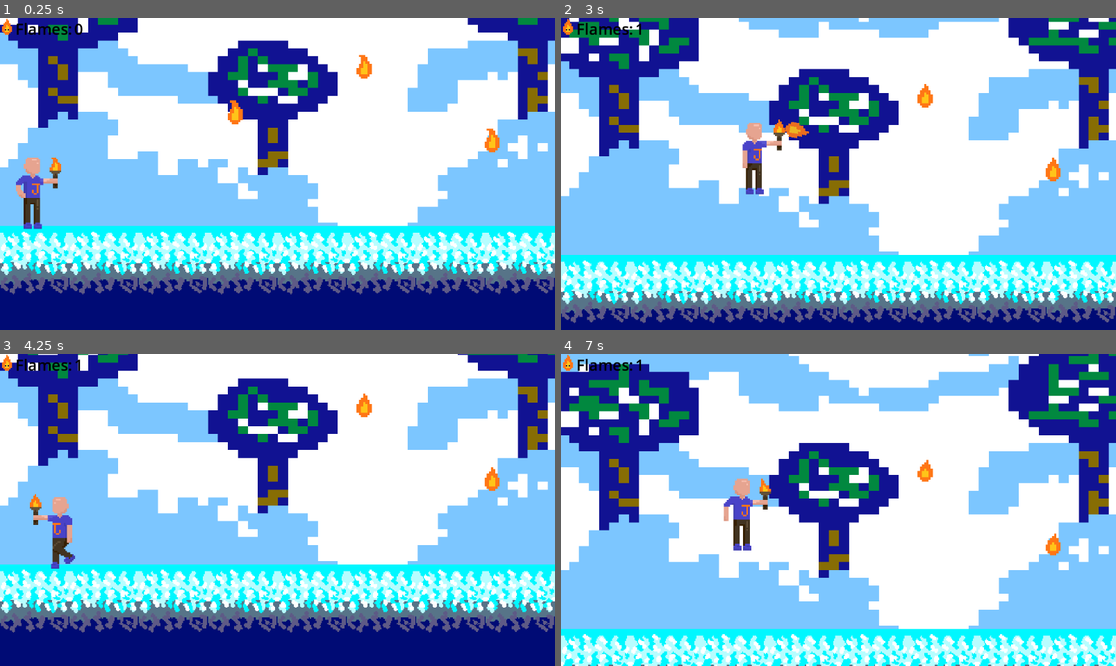
Above: before the commit, frames 1-4 (two rows, left to right).
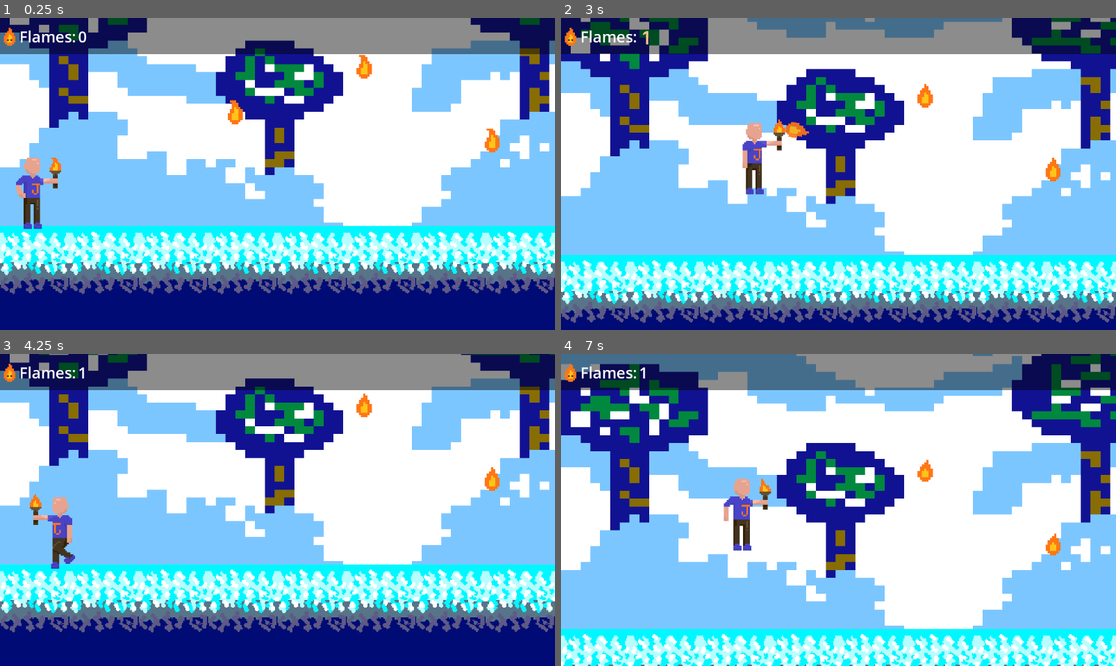
Above: after the commit, the same moments.

Repository: Elena-Barrachina/PonentJam
Game: Godot game, scene res://scenes/main.tscn
Same seed, same stepped clock (60 frames per second), same inputs: the game is played once before the commit and once after it.
Inputs:
- Up to frame 1 (0.25 s): no input
- Up to frame 2 (3 s): hold Right (ui_right) 0.53-1.28 s; hold Left (ui_left) 1.28-2.03 s; hold Right (ui_right) 2.03-2.78 s; hold Up (ui_up) from 2.78 s (still down)
- Up to frame 3 (4.25 s): release Up (ui_up) at 3.53 s; hold Left (ui_left) from 3.53 s (still down)
- Up to frame 4 (7 s): release Left (ui_left) at 5.78 s; hold Right (ui_right) 5.78-6.53 s; hold Up (ui_up) from 6.53 s (still down)

The runs differ from the first frame. In frame 1, 18% of the frame differs, in the area x 0-100%, y 0-67%; in frame 2, 19%; in frame 3, 18%; in frame 4, 21%, in the area x 0-100%, y 0-89%.

Commit message:
Contador
Bara superior i contador.

Diff:
--- a/project.godot
+++ b/project.godot
@@ -15,10 +15,16 @@
 config/features=PackedStringArray("4.5", "GL Compatibility")
 config/icon="res://icon.svg"
 
+[display]
+
+window/size/mode=2
+
 [global_group]
 
 flames=""
 flames_num=""
+flames_ui=""
+ui_root=""
 
 [input]
 
--- /dev/null
+++ b/scenes/Object.tscn
@@ -0,0 +1,10 @@
+[gd_scene load_steps=2 format=3 uid="uid://dkb2fmproyrnp"]
+
+[sub_resource type="RectangleShape2D" id="RectangleShape2D_t54a8"]
+
+[node name="Object" type="RigidBody2D"]
+
+[node name="CollisionShape2D" type="CollisionShape2D" parent="."]
+shape = SubResource("RectangleShape2D_t54a8")
+
+[node name="AnimatedSprite2D" type="AnimatedSprite2D" parent="."]
--- a/scenes/UI.tscn
+++ b/scenes/UI.tscn
@@ -1,6 +1,18 @@
-[gd_scene load_steps=10 format=3 uid="uid://c5oqjf2sb3lyl"]
+[gd_scene load_steps=14 format=3 uid="uid://c5oqjf2sb3lyl"]
 
 [ext_resource type="Texture2D" uid="uid://br73dkfoyfaaa" path="res://assets/llamas_vivas.png" id="1_dj8aq"]
+[ext_resource type="Script" uid="uid://daybg3q00qapt" path="res://scripts/ui.gd" id="1_ro3t7"]
+
+[sub_resource type="GDScript" id="GDScript_ro3t7"]
+script/source = "extends ColorRect
+
+@onready var container = $Flames_info  # adjust path
+
+func _process(_delta):
+	if container:
+		container.rect_size = container.rect_size + Vector2(10, 10)  # optional padding
+		container.rect_position = container.rect_position - Vector2(5, 5)
+"
 
 [sub_resource type="AtlasTexture" id="AtlasTexture_ro3t7"]
 atlas = ExtResource("1_dj8aq")
@@ -59,27 +71,40 @@
 "speed": 5.0
 }]
 
-[node name="Ui" type="CanvasLayer"]
+[sub_resource type="Theme" id="Theme_ro3t7"]
+default_font_size = 32
+
+[sub_resource type="Theme" id="Theme_5en4g"]
+default_font_size = 32
+
+[node name="Ui" type="CanvasLayer" groups=["ui_root"]]
+script = ExtResource("1_ro3t7")
+
+[node name="UI_Background" type="ColorRect" parent="."]
+custom_minimum_size = Vector2(2500, 75)
+offset_right = 176.0
+offset_bottom = 45.0
+color = Color(0, 0, 0, 0.4509804)
+script = SubResource("GDScript_ro3t7")
 
 [node name="Flames_info" type="HBoxContainer" parent="."]
-offset_right = 40.0
-offset_bottom = 40.0
+offset_top = 16.0
+offset_right = 180.0
+offset_bottom = 61.0
 
 [node name="AnimatedSprite2D" type="AnimatedSprite2D" parent="Flames_info"]
-position = Vector2(14, 20)
-scale = Vector2(3, 3)
+position = Vector2(20, 25)
+scale = Vector2(3.5, 3.5)
 sprite_frames = SubResource("SpriteFrames_ukj8e")
 animation = &"flama"
-frame_progress = 0.07557459
+frame_progress = 0.9881725
 
-[node name="Flames_text" type="Label" parent="Flames_info"]
+[node name="Flames_text" type="Label" parent="Flames_info" groups=["flames_ui"]]
 layout_mode = 2
-theme_override_colors/font_color = Color(0, 0, 0, 1)
-theme_override_font_sizes/font_size = 32
-text = "    Flames:"
+theme = SubResource("Theme_ro3t7")
+text = "     Flames:"
 
-[node name="Flames_num" type="Label" parent="Flames_info" groups=["flames_num"]]
+[node name="Flames_num" type="Label" parent="Flames_info" groups=["flames_num", "flames_ui"]]
 layout_mode = 2
-theme_override_colors/font_color = Color(0, 0, 0, 1)
-theme_override_font_sizes/font_size = 32
+theme = SubResource("Theme_5en4g")
 text = "0"
--- a/scenes/main.tscn
+++ b/scenes/main.tscn
@@ -74,14 +74,13 @@
 [node name="UI" parent="." instance=ExtResource("3_vcsgt")]
 
 [node name="TextureRect" type="TextureRect" parent="."]
-offset_left = -11.0
 offset_right = 579.0
 offset_bottom = 468.0
 texture = ExtResource("6_c01mt")
 
 [node name="TextureRect2" type="TextureRect" parent="."]
 offset_left = 579.0
-offset_right = 1169.0
+offset_right = 1153.0
 offset_bottom = 468.0
 texture = ExtResource("6_c01mt")
 flip_h = true
--- a/scripts/player.gd
+++ b/scripts/player.gd
@@ -50,6 +50,10 @@
 	contador += 1
 	update_ui()
 
+	var ui = get_tree().get_first_node_in_group("ui_root")
+	if ui:
+		ui.pop_flame_effect()
+
 func update_ui():
 	if flames_num:
 		flames_num.text = str(contador)
--- /dev/null
+++ b/scripts/ui.gd
@@ -0,0 +1,23 @@
+extends CanvasLayer
+
+@onready var flames_num = get_tree().get_first_node_in_group("flames_num")
+
+func pop_flame_effect():
+	var labels = get_tree().get_nodes_in_group("flames_num")
+	print(labels)
+	for lbl in labels:
+		if lbl is Label:
+			var tween = create_tween()
+			tween.set_parallel(true)
+
+			# Scale up & fade to orange
+			tween.tween_property(lbl, "scale", Vector2(1.5, 1.5), 0.15)
+			tween.tween_property(lbl, "modulate", Color(1, 0.5, 0), 0.15)
+			tween.tween_property(flames_num, "position:x", flames_num.position.x + 10, 0.15)
+			tween.tween_property(flames_num, "position:y", flames_num.position.y + -10, 0.15)
+
+			# Return to normal
+			tween.chain().tween_property(lbl, "scale", Vector2.ONE, 0.4)
+			tween.tween_property(lbl, "modulate", Color.WHITE, 0.4)
+			tween.tween_property(flames_num, "position:x", flames_num.position.x, 0.4)
+			tween.tween_property(flames_num, "position:y", flames_num.position.y, 0.4)
Not shown, added: assets/audio/cold-cinematic-landscape-116954.mp3.import
Not shown, added: scripts/ui.gd.uid
Not shown, added: assets/audio/cold-cinematic-landscape-116954.mp3
Not shown, added: scenes/UI.tscn22393792837.tmp
